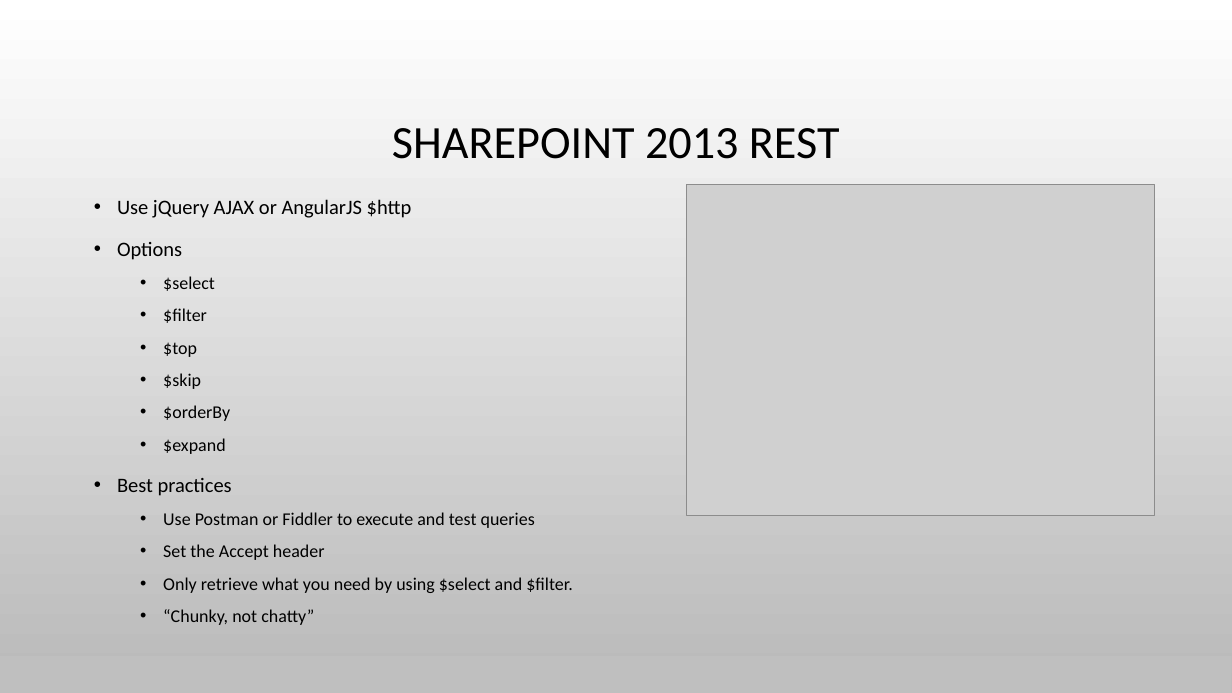
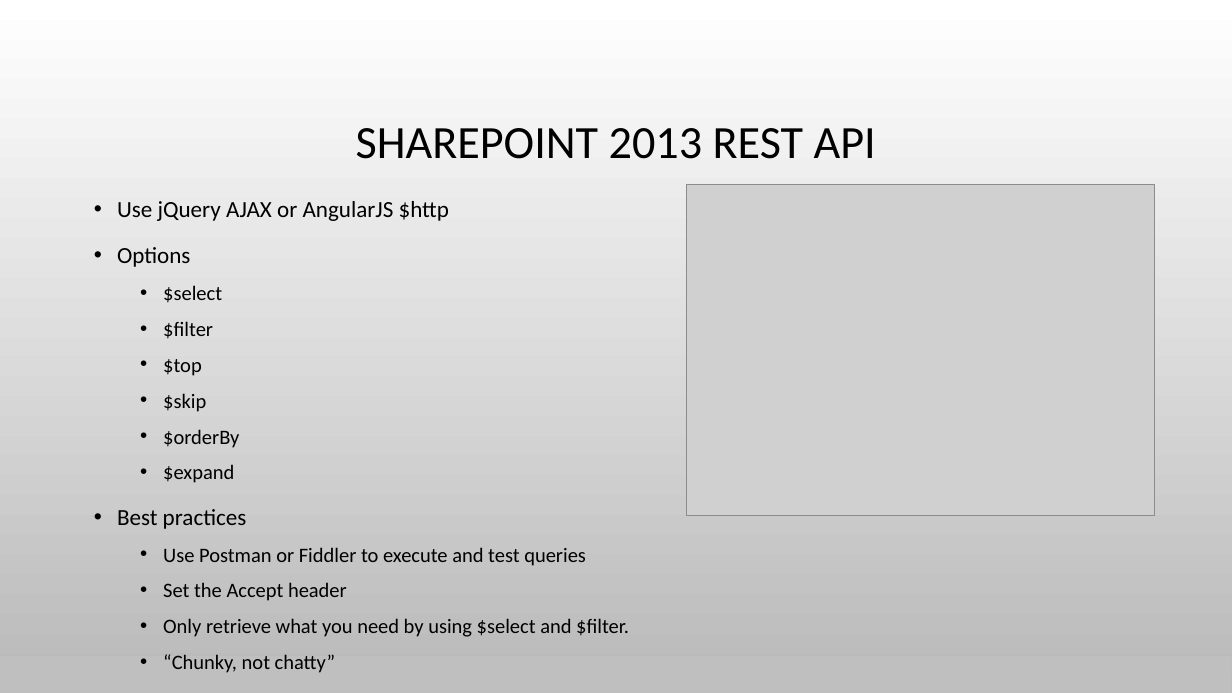
Before and after one commit to spietrek/spsdc2015, a slide deck: slide 25 of Building SPAs in SharePoint Using AngularJS.pptx. Drawn at 1232x693 pixels with LibreOffice and Linux fonts; fonts in the diff are those of the drawing; grey boxes stand for pictures; background and template pictures are left out. Boxes give left, top, right and bottom in pixels: in the first picture for what was removed or moved away, otherwise in the second. Text is boxed around its words. In the diff, an @@ line names an element or a change of style, - is before the commit and + after.

Commit message:
Update title of presentation.

```diff
--- a/Building SPAs in SharePoint Using AngularJS.pptx
+++ b/Building SPAs in SharePoint Using AngularJS.pptx
@@ title at bbox=[356, 128, 876, 159]: text changed @@
-SHAREPOINT 2013 REST
+SHAREPOINT 2013 REST API
@@ text "Use jQuery AJAX or AngularJS ..." at bbox=[117, 201, 629, 673]: size 16 to 18 pt in "Use jQuery AJAX or AngularJS $http", "Options", "Best practices"; size 14 to 16 pt in "$select", "$filter", "$top", "$skip" and 6 more places @@
```
